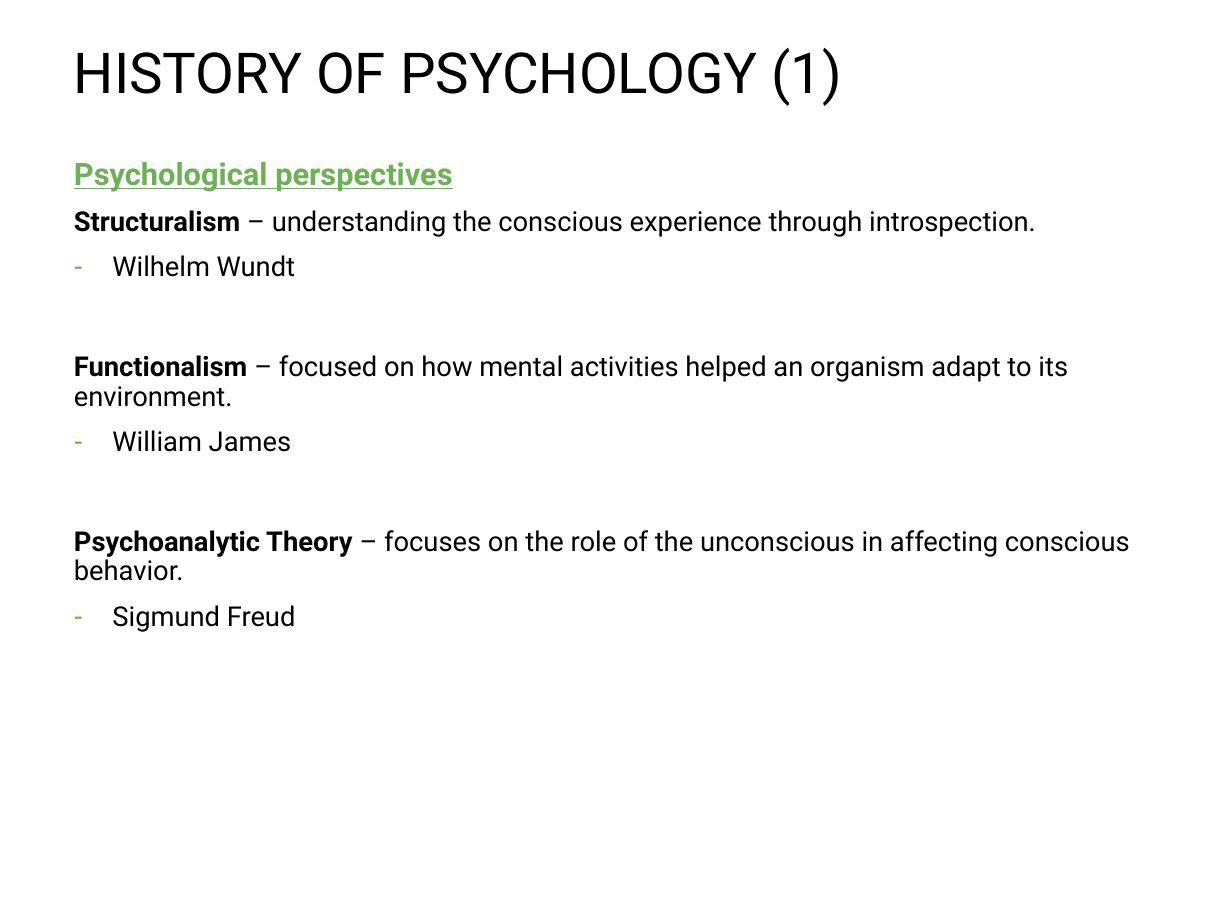
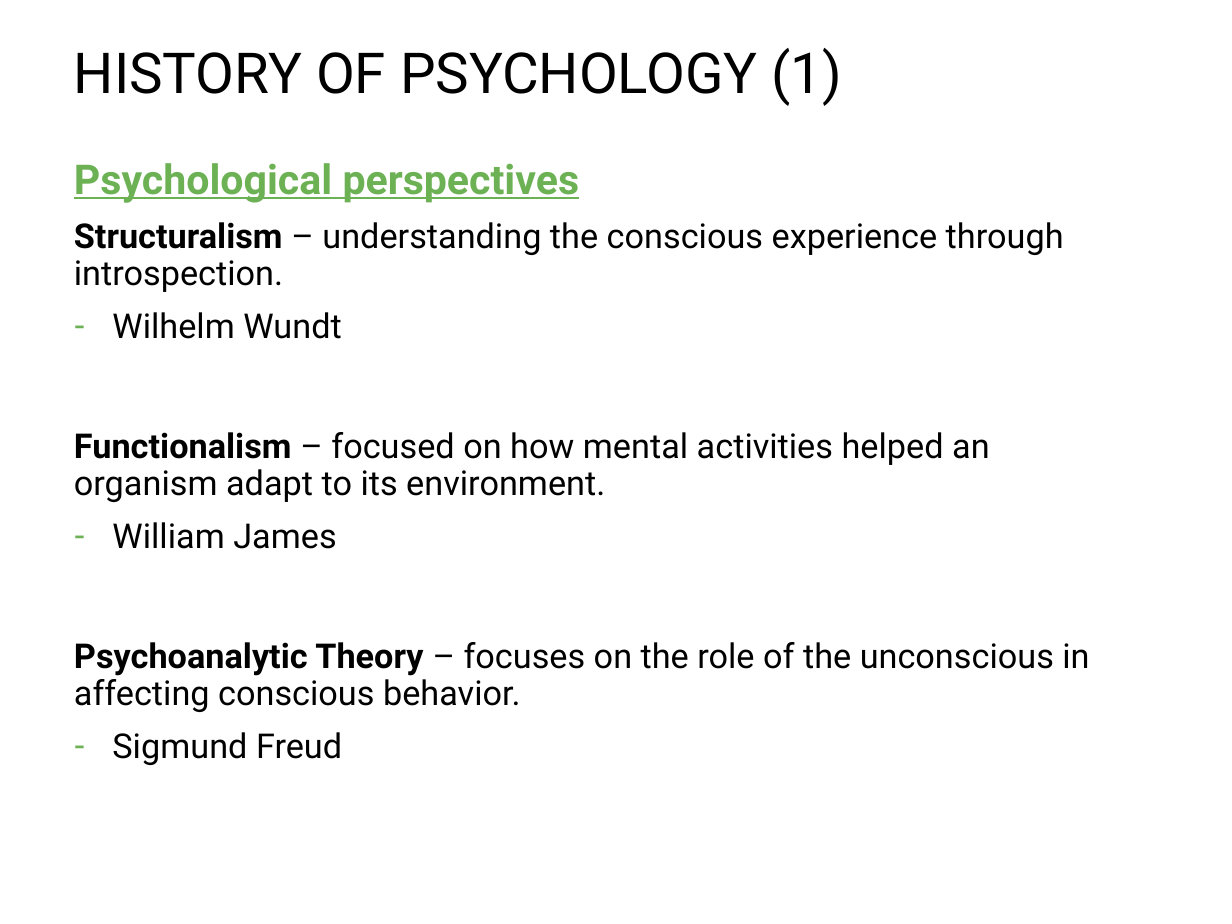
Before and after one commit to npm27/Teaching-Materials, a slide deck: slide 2 of Gen Psych II/Slides/1 History of Psych.pptx. Drawn at 1232x924 pixels with LibreOffice and Linux fonts; fonts in the diff are those of the drawing. Boxes give left, top, right and bottom in pixels: in the first picture for what was removed or moved away, otherwise in the second. Text is boxed around its words. In the diff, an @@ line names an element or a change of style, - is before the commit and + after.

```diff
--- a/Gen Psych II/Slides/1 History of Psych.pptx
+++ b/Gen Psych II/Slides/1 History of Psych.pptx
@@ text "Psychological perspectives" at (74,163,1089,765): size 18 to 24 pt in "Psychological perspectives"; size 16 to 20 pt @@
```
Also in this commit, not shown: 4 other slides changed.
